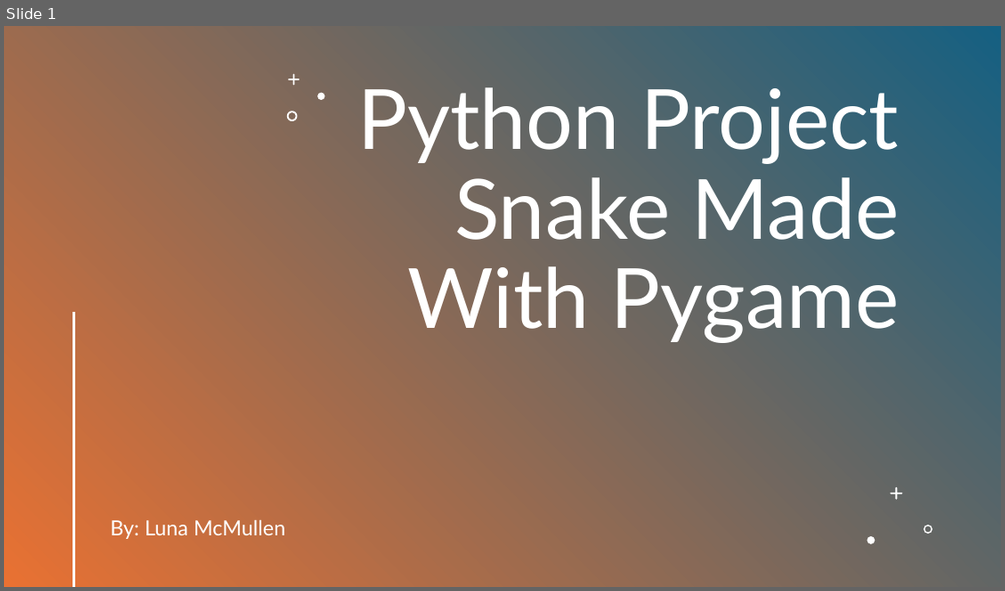
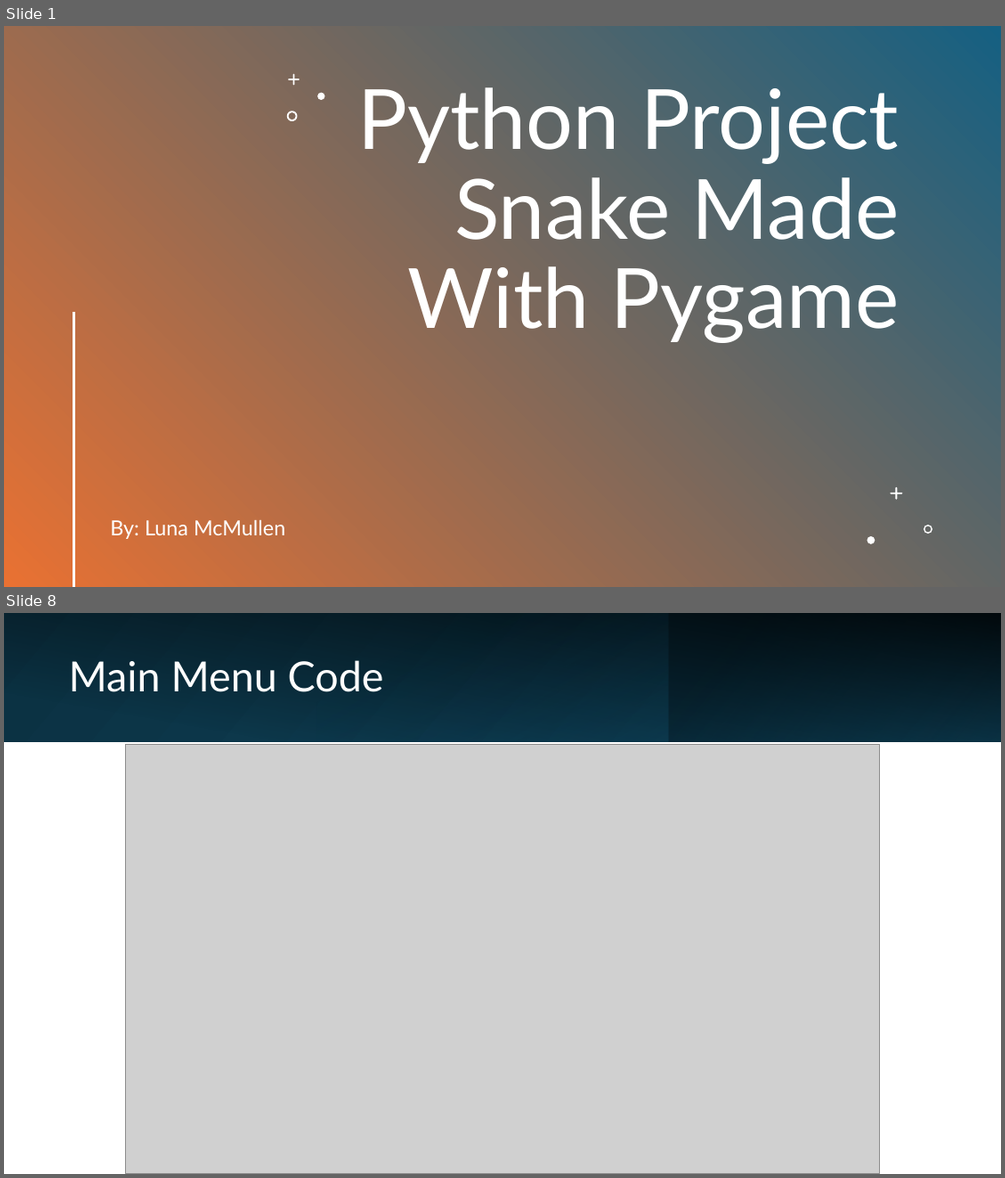
Before and after one commit to StrwbrryCream/PythonProject, a slide deck: CS3080_Project_Presentation.pptx. Shown one above the other, each under a label of ours: slide 1 before the commit, slides 1 and 8 after it; the slides between them are not shown. The pictures are 1005x591 and 1005x1178 pixels, drawn with LibreOffice and Linux fonts; fonts in the diff are those of the drawing; grey boxes stand for pictures. Boxes give left, top, right and bottom in pixels: in the first picture for what was removed or moved away, otherwise in the second. Text is boxed around its words. In the diff, an @@ line names an element or a change of style, - is before the commit and + after.

Commit message:
Updated presentation slides and added an optional checkerboard pattern and persistence of settings
The options menu now includes a checkerboard option that will add a checkerboard patter the the game screen if chosen. When options are set in the options menu they will now persist after closing and reopening the program just like the high score.
Updated presentation slides and fixed various small details within the code.

```diff
--- a/CS3080_Project_Presentation.pptx
+++ b/CS3080_Project_Presentation.pptx
@@ slide 8 added at (4, 613, 1001, 1174), background #FFFFFF @@
@@ rectangle added at (4, 613, 1001, 742), fill gradient #0B3041 to #104862 @@
@@ rectangle added at (4, 613, 1001, 742), fill gradient #000000 @@
@@ rectangle added at (316, 613, 669, 742), fill gradient #156082 to #0B3041 @@
@@ rectangle added at (669, 613, 1001, 742), fill gradient #0B3041 to #156082 @@
@@ title added at (69, 660, 384, 692), 40 pt, text #FFFFFF @@
+Main Menu Code
@@ picture added at (126, 744, 880, 1173) @@
```
Also in this commit, not shown: 5 slides changed, 1 other slide added, 3 other files.
